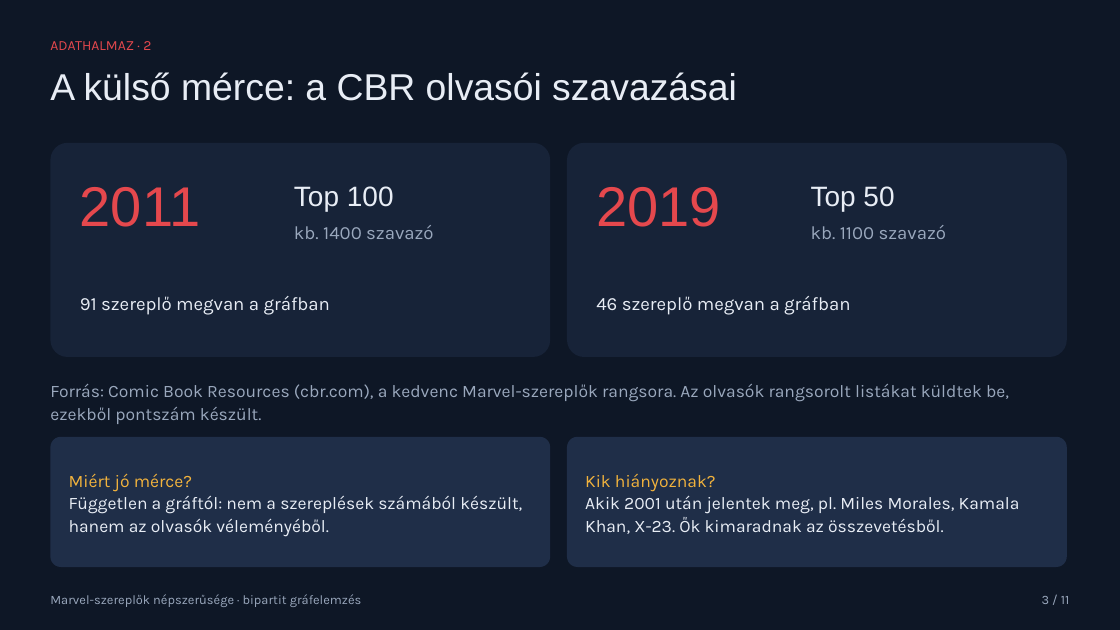
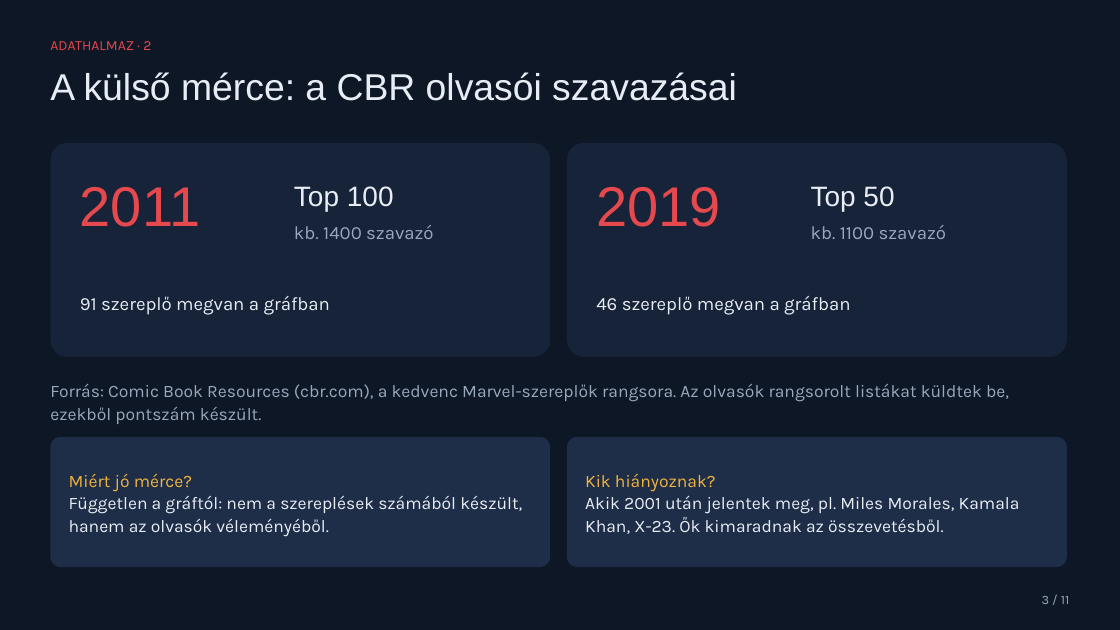
Before and after one commit to arrora09/kozhalo, a slide deck: slide 3 of project/presentation.pptx. Drawn at 1120x630 pixels with LibreOffice and Linux fonts; fonts in the diff are those of the drawing. Boxes give left, top, right and bottom in pixels: in the first picture for what was removed or moved away, otherwise in the second. Text is boxed around its words. In the diff, an @@ line names an element or a change of style, - is before the commit and + after.

```diff
--- a/project/presentation.pptx
+++ b/project/presentation.pptx
@@ text removed at [50, 594, 362, 607] @@
-Marvel-szereplők népszerűsége · bipartit gráfelemzés
```
Also in this commit, not shown: 9 other slides changed.
